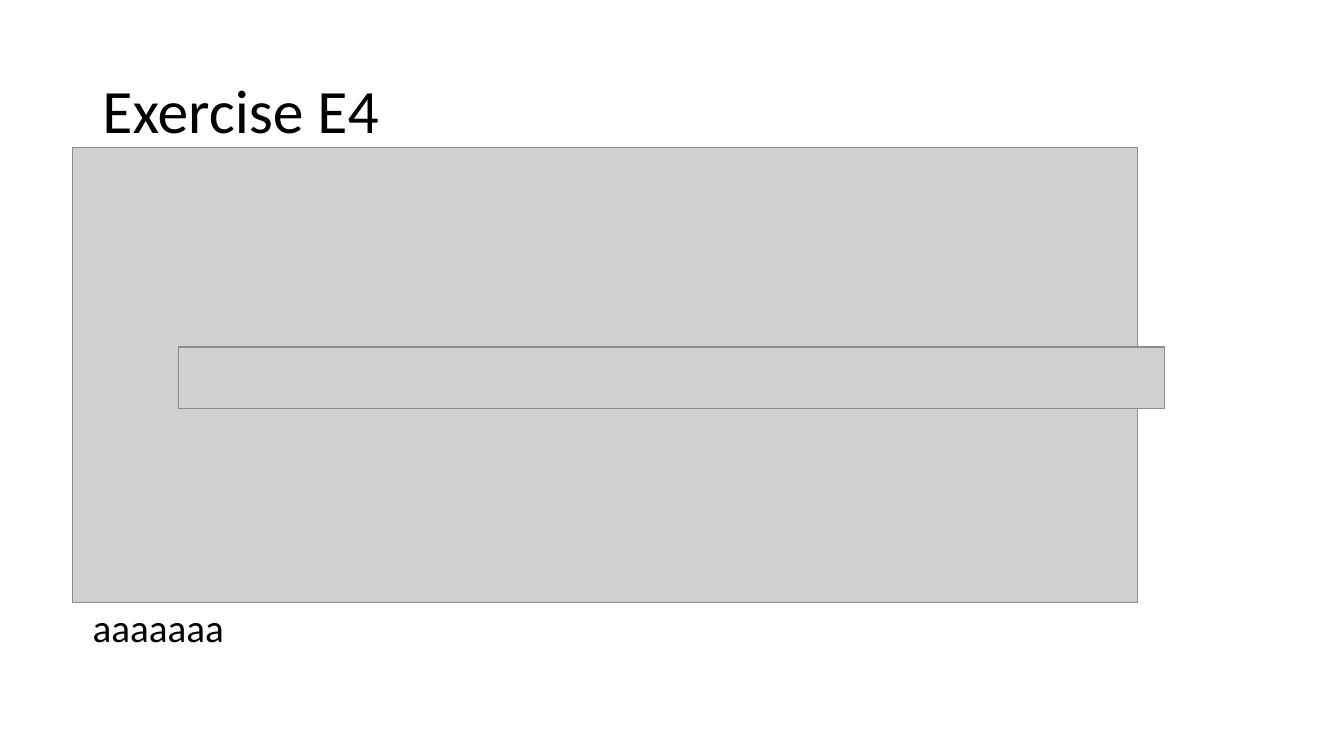
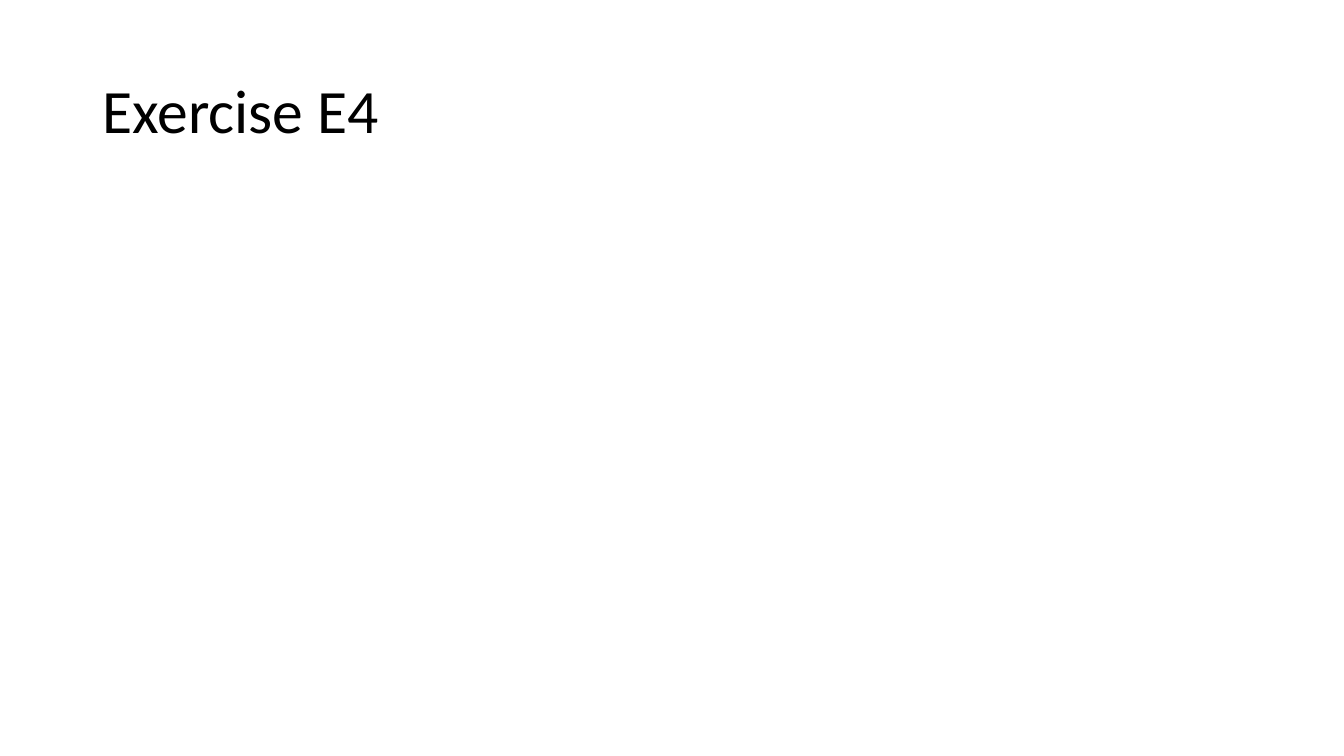
Before and after one commit to differental/IEP-E, a slide deck: slide 6 of Exercise 4/E4.pptx (slide 1 before the commit). Drawn at 1344x756 pixels with LibreOffice and Linux fonts; fonts in the diff are those of the drawing; grey boxes stand for pictures. Boxes give left, top, right and bottom in pixels: in the first picture for what was removed or moved away, otherwise in the second. Text is boxed around its words. In the diff, an @@ line names an element or a change of style, - is before the commit and + after.

Commit message:
+ Exercise 4

```diff
--- a/Exercise 4/E4.pptx
+++ b/Exercise 4/E4.pptx
@@ picture removed at box(73, 148, 1138, 603) @@
@@ picture removed at box(179, 347, 1166, 408) @@
@@ text removed at box(93, 623, 224, 643) @@
-aaaaaaa
```
Also in this commit, not shown: 1 other slide changed, 4 slides added, 5 other files.
